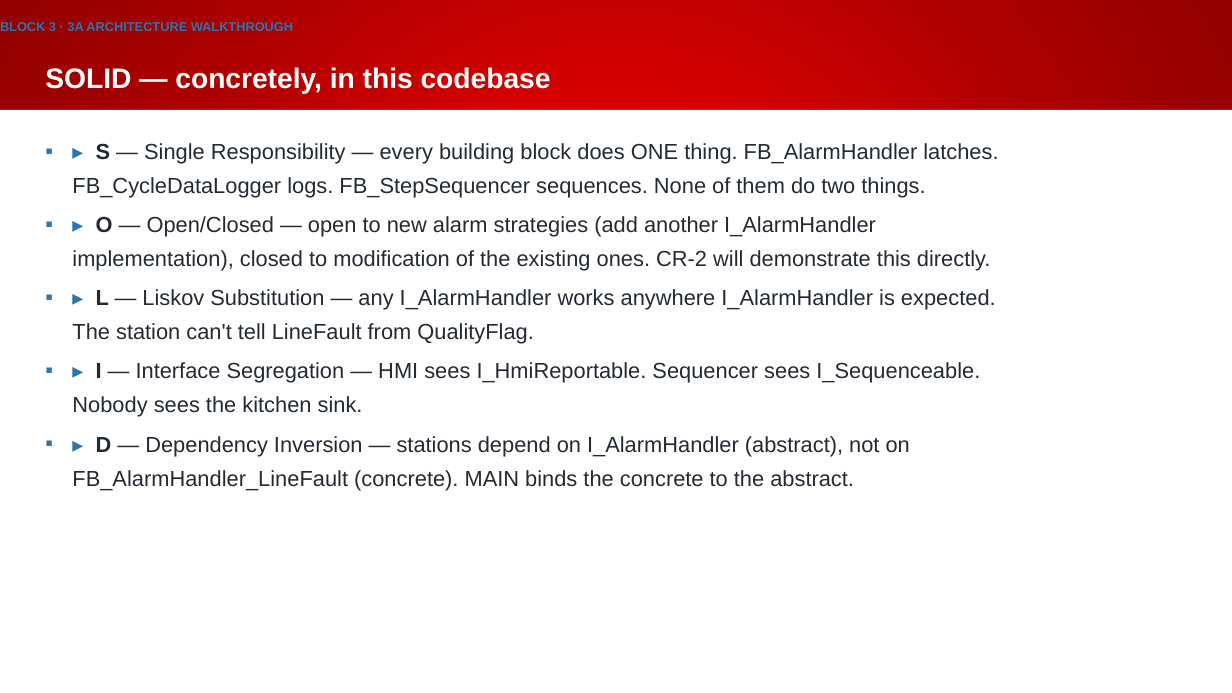
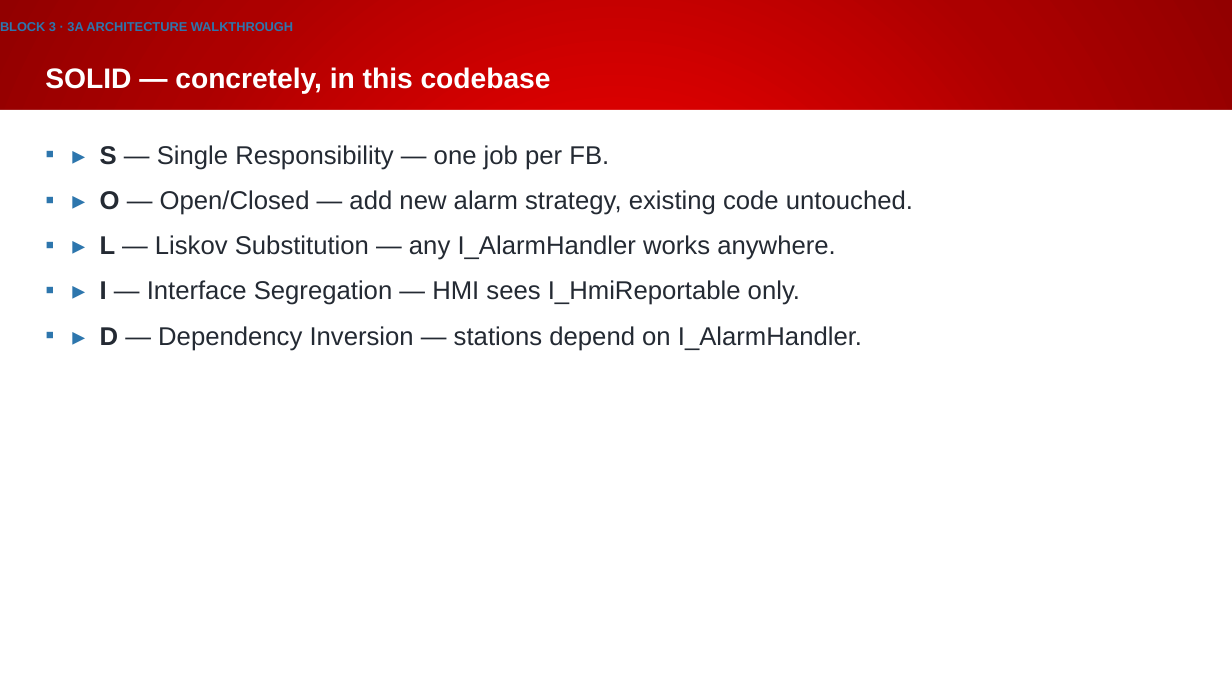
Before and after one commit to Beckhoff-USA-Community/Procedural_To_SOLID, a slide deck: slide 46 of presentation/NEM2026_workshop.pptx. Drawn at 1232x693 pixels with LibreOffice and Linux fonts; fonts in the diff are those of the drawing; background and template pictures are left out. Boxes give left, top, right and bottom in pixels: in the first picture for what was removed or moved away, otherwise in the second. Text is boxed around its words. In the diff, an @@ line names an element or a change of style, - is before the commit and + after.

```diff
--- a/presentation/NEM2026_workshop.pptx
+++ b/presentation/NEM2026_workshop.pptx
@@ text at bbox=[100, 145, 913, 351]: text changed; size 17 to 20 pt @@
-▪ ▸ S — Single Responsibility — every building block does ONE thing. FB_AlarmHandler latches. FB_CycleDataLogger logs. FB_StepSequencer sequences. None of them do two things.
-▪ ▸ O — Open/Closed — open to new alarm strategies (add another I_AlarmHandler implementation), closed to modification of the existing ones. CR-2 will demonstrate this directly.
-▪ ▸ L — Liskov Substitution — any I_AlarmHandler works anywhere I_AlarmHandler is expected. The station can't tell LineFault from QualityFlag.
-▪ ▸ I — Interface Segregation — HMI sees I_HmiReportable. Sequencer sees I_Sequenceable. Nobody sees the kitchen sink.
-▪ ▸ D — Dependency Inversion — stations depend on I_AlarmHandler (abstract), not on FB_AlarmHandler_LineFault (concrete). MAIN binds the concrete to the abstract.
+▪ ▸ S — Single Responsibility — one job per FB.
+▪ ▸ O — Open/Closed — add new alarm strategy, existing code untouched.
+▪ ▸ L — Liskov Substitution — any I_AlarmHandler works anywhere.
+▪ ▸ I — Interface Segregation — HMI sees I_HmiReportable only.
+▪ ▸ D — Dependency Inversion — stations depend on I_AlarmHandler.
```
Also in this commit, not shown: 64 other slides changed, 1 other file.
